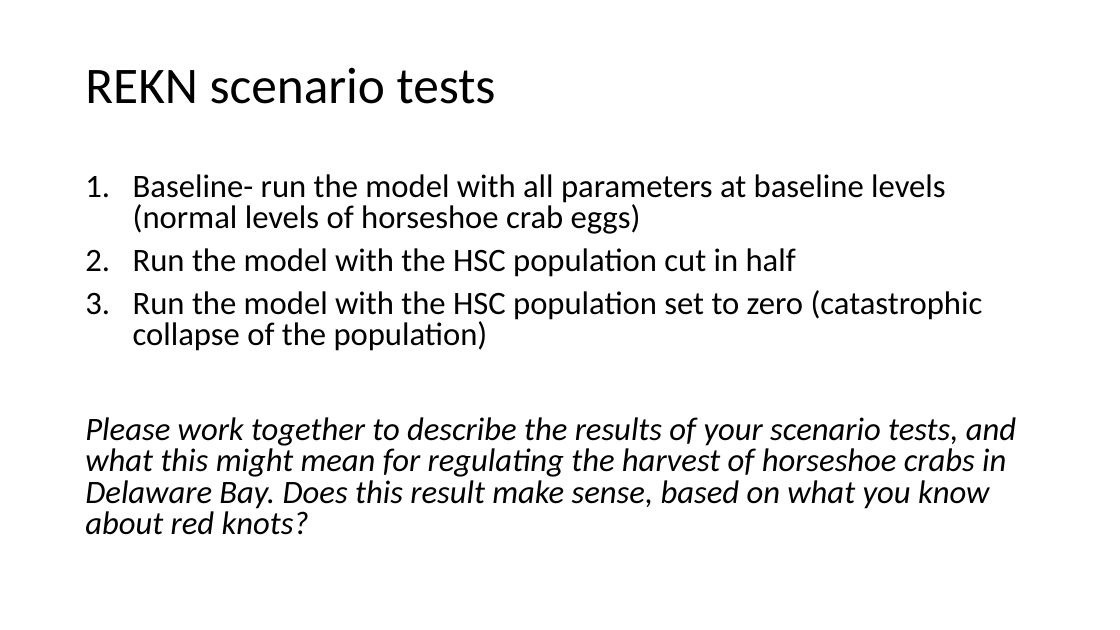
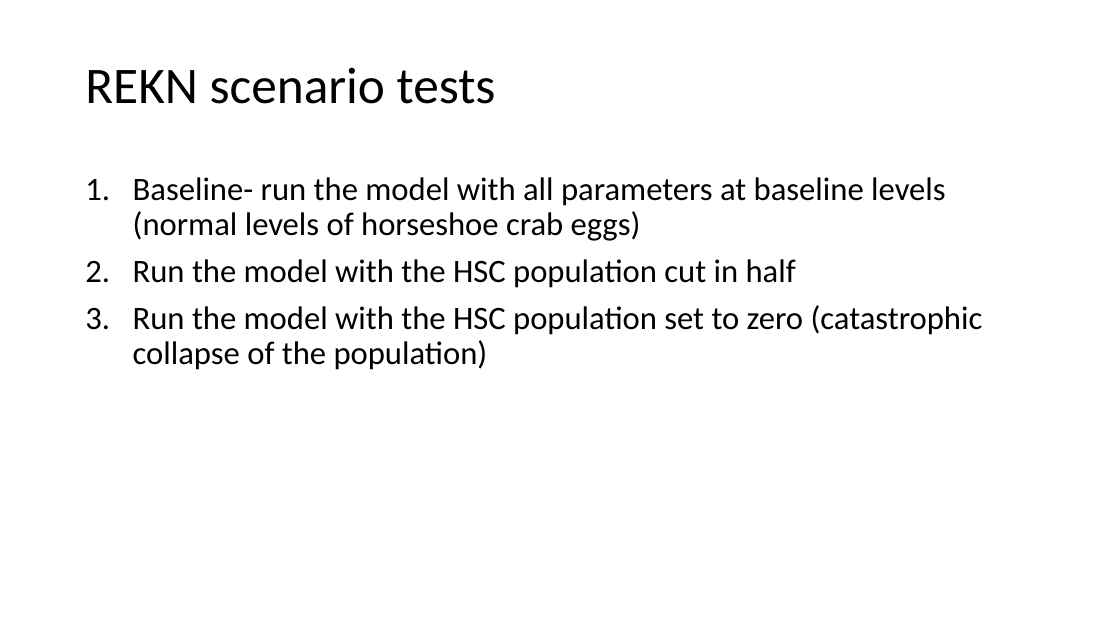
Before and after one commit to kevintshoemaker/NRES-470, a slide deck: slide 23 of REKN2.pptx (slide 21 before the commit). Drawn at 1120x630 pixels with LibreOffice and Linux fonts; fonts in the diff are those of the drawing. Boxes give left, top, right and bottom in pixels: in the first picture for what was removed or moved away, otherwise in the second. Text is boxed around its words. In the diff, an @@ line names an element or a change of style, - is before the commit and + after.

```diff
--- a/REKN2.pptx
+++ b/REKN2.pptx
@@ text "Baseline- run the model with ..." at (x1=133, y1=177, x2=983, y2=370): line spacing 0.8 to 0.9 @@
@@ text at (x1=85, y1=417, x2=1016, y2=535): paragraph removed @@
-Please work together to describe the results of your scenario tests, and what this might mean for regulating the harvest of horseshoe crabs in Delaware Bay. Does this result make sense, based on what you know about red knots?
```
Also in this commit, not shown: 3 other slides changed, 1 slide removed, 5 other files.
